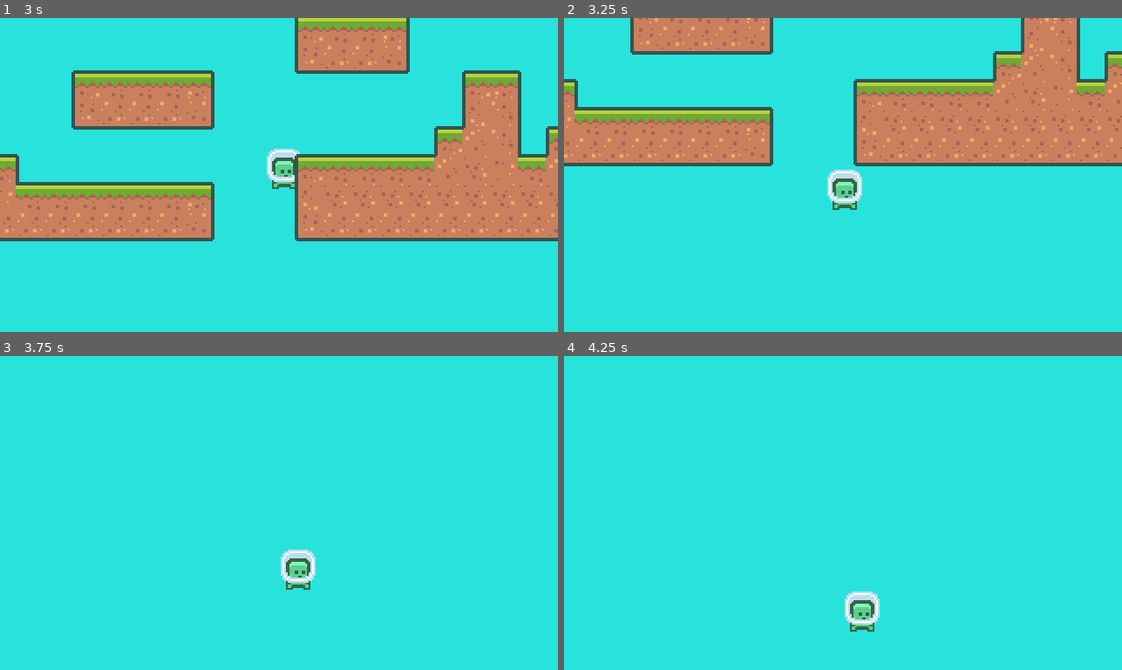
Above: before the commit, frames 1-4 (two rows, left to right).
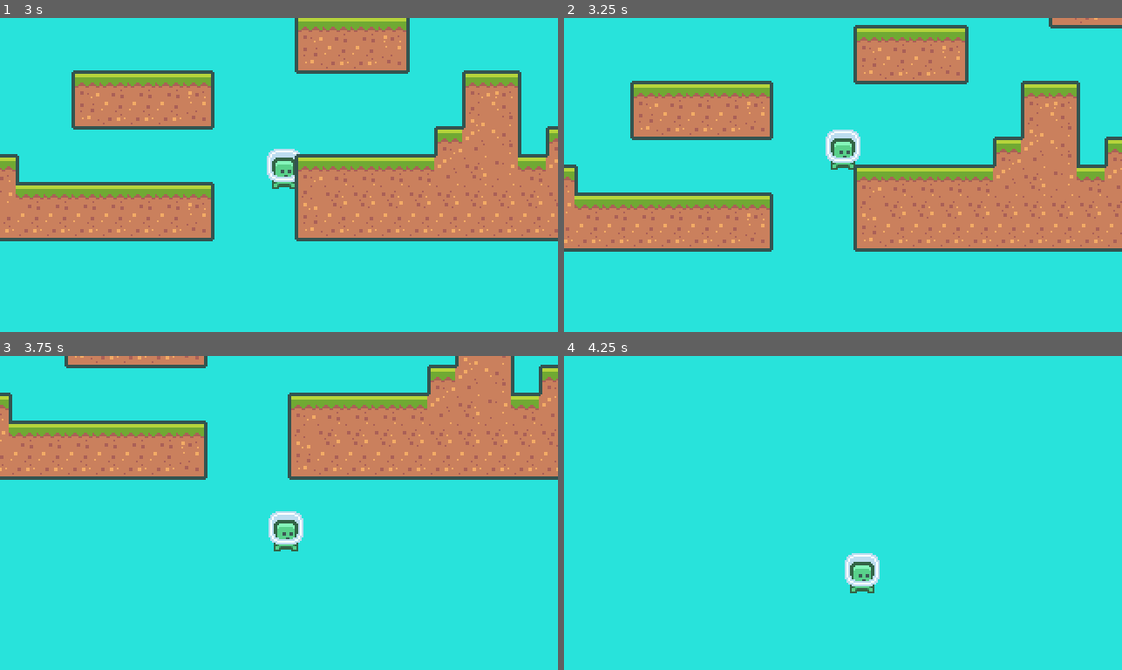
Above: after the commit, the same moments.

Repository: tiagoskaterock/GodotPlatformer
Game: Godot game, scene res://Scenes/Main.tscn
Same seed, same stepped clock (60 frames per second), same inputs: the game is played once before the commit and once after it.
Inputs:
- Up to frame 1 (3 s): hold D (move_right) 0.53-2.03 s; tap W (jump) at 0.77, 1.52 s; hold A (move_left) 2.03-2.78 s; hold D (move_right) from 2.78 s (still down)
- Up to frame 2 (3.25 s): keep holding D (move_right); tap W (jump) at 3.02 s
- Up to frame 3 (3.75 s): keep holding D (move_right)
- Up to frame 4 (4.25 s): keep holding D (move_right); tap W (jump) at 3.77 s

Frame 1 is identical in both runs. In frame 2, 51% of the frame differs, in the area x 0-100%, y 0-75%; in frame 3, 25%; in frame 4, 1.4%.

Commit message:
11. Double Jump

Diff:
--- a/Game/Scenes/Characters/Player.tscn
+++ b/Game/Scenes/Characters/Player.tscn
@@ -39,6 +39,7 @@
 position = Vector2( 0, -12 )
 frames = SubResource( 2 )
 animation = "run"
+frame = 1
 playing = true
 
 [node name="Shape" type="CollisionShape2D" parent="."]
--- a/Game/Scripts/Player.gd
+++ b/Game/Scripts/Player.gd
@@ -6,6 +6,7 @@
 var horizontalAcceleration = 2000
 var jumpSpeed = 250
 var jumpTerminationMultiplier = 4
+var hasdoDubleJump = false
 
 func _process(delta):
 	var moveVector = get_movement_vector()
@@ -17,8 +18,11 @@
 
 	velocity.x = clamp(velocity.x, -maxHorizontalSpeed, maxHorizontalSpeed)
 
-	if(moveVector.y < 0 and (is_on_floor() or ! $CoyoteTimer.is_stopped())):
+	if(moveVector.y < 0 and (is_on_floor() or ! $CoyoteTimer.is_stopped() or hasdoDubleJump)):
 		velocity.y = moveVector.y * jumpSpeed
+		if( ! is_on_floor() and $CoyoteTimer.is_stopped()):
+			hasdoDubleJump = false
+		$CoyoteTimer.stop()
 
 	if(velocity.y < 0 and ! Input.is_action_pressed("jump")):
 		velocity.y += gravity * jumpTerminationMultiplier * delta
@@ -31,6 +35,9 @@
 
 	if(wasOnFloor and ! is_on_floor()):
 		$CoyoteTimer.start()
+
+	if(is_on_floor()):
+		hasdoDubleJump = true
 
 	update_animation()
 	update_sprite_direction()
